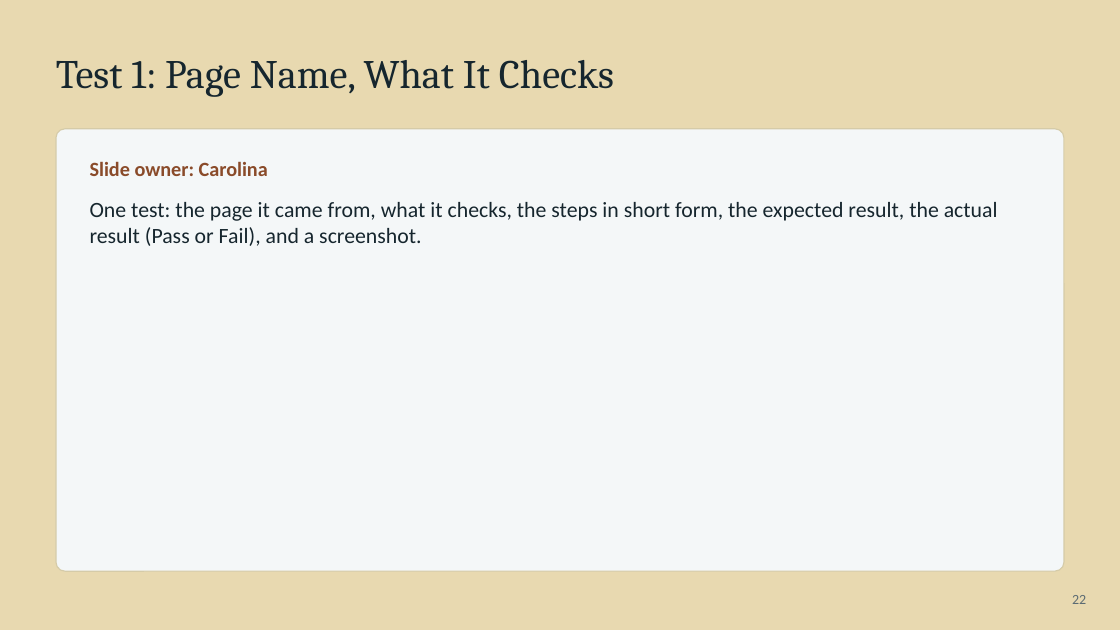
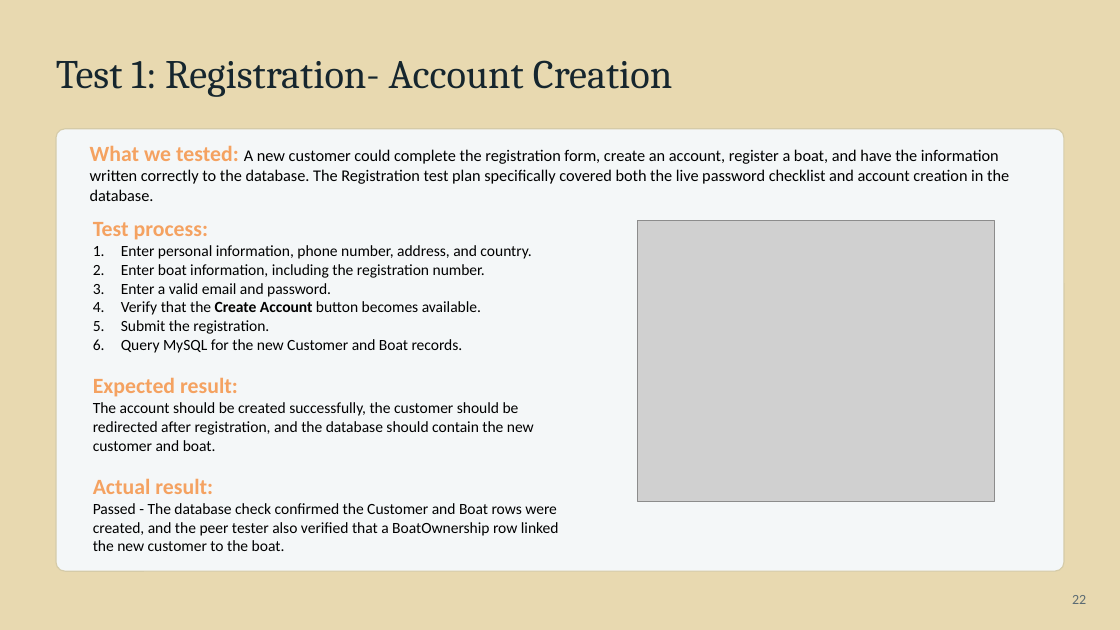
Before and after one commit to BobbyJoeCool/csd460-blueteam, a slide deck: slide 22 of Class_Information/Module-10/Presentation/QA-Presentation-Rodriguez.pptx. Drawn at 1120x630 pixels with LibreOffice and Linux fonts; fonts in the diff are those of the drawing; grey boxes stand for pictures. Boxes give left, top, right and bottom in pixels: in the first picture for what was removed or moved away, otherwise in the second. Text is boxed around its words. In the diff, an @@ line names an element or a change of style, - is before the commit and + after.

```diff
--- a/Class_Information/Module-10/Presentation/QA-Presentation-Rodriguez.pptx
+++ b/Class_Information/Module-10/Presentation/QA-Presentation-Rodriguez.pptx
@@ text at <box>56,60,673,97</box>: text changed @@
-Test 1: Page Name, What It Checks
+Test 1: Registration- Account Creation
@@ text added at <box>90,145,1009,201</box>, 10.5 pt, text #000000 @@
+What we tested: A new customer could complete the registration form, create an account, register a boat, and have the information written correctly to the database. The Registration test plan specifically covered both the live password checklist and account creation in the database.
@@ text removed at <box>90,161,998,246</box> @@
-Slide owner: Carolina
-One test: the page it came from, what it checks, the steps in short form, the expected result, the actual result (Pass or Fail), and a screenshot.
@@ text added at <box>93,222,559,551</box>, 10 pt, text #000000 @@
+Test process:
+1. Enter personal information, phone number, address, and country.
+2. Enter boat information, including the registration number.
+3. Enter a valid email and password.
+4. Verify that the Create Account button becomes available.
+5. Submit the registration.
+6. Query MySQL for the new Customer and Boat records.
+Expected result:
+The account should be created successfully, the customer should be redirected after registration, and the database should contain the new customer and boat.
+Actual result:
+Passed - The database check confirmed the Customer and Boat rows were created, and the peer tester also verified that a BoatOwnership row linked the new customer to the boat.
@@ picture added at <box>637,221,995,502</box> @@
```
Also in this commit, not shown: 9 other slides changed, 1 slide added, 1 slide removed.
